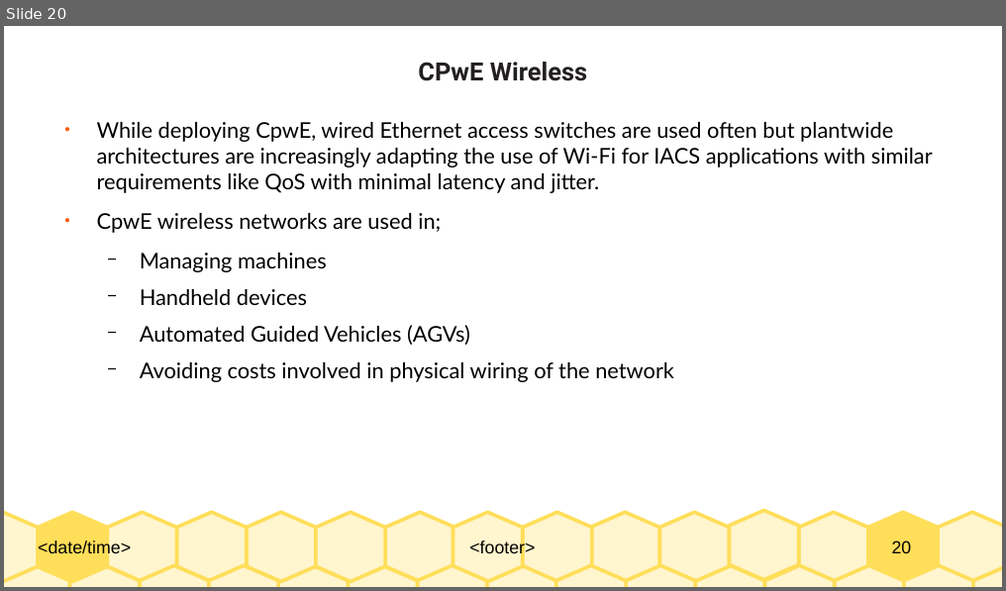
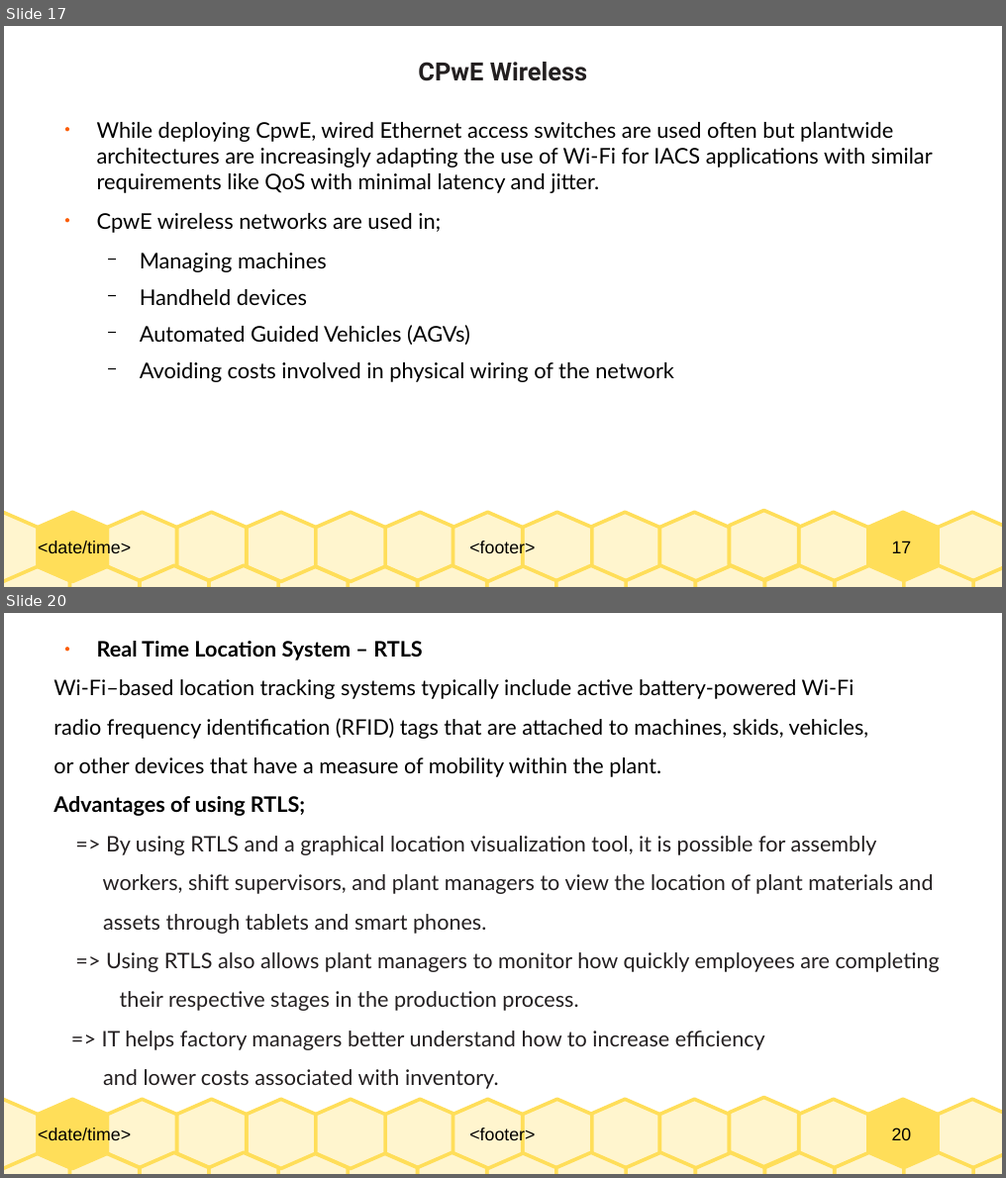
Before and after one commit to Dihfahsih1/Masters-Software-Engineering, a slide deck: yr-sem1/IoT/Chapter-9-slides.odp. Shown one above the other, each under a label of ours: slide 20 before the commit, slides 17 and 20 after it; the slides between them are not shown. The pictures are 1006x591 and 1006x1178 pixels, drawn with LibreOffice and Linux fonts; fonts in the diff are those of the drawing. Boxes give left, top, right and bottom in pixels: in the first picture for what was removed or moved away, otherwise in the second. Text is boxed around its words. In the diff, an @@ line names an element or a change of style, - is before the commit and + after.

```diff
--- a/yr-sem1/IoT/Chapter-9-slides.odp
+++ b/yr-sem1/IoT/Chapter-9-slides.odp
@@ slide 20 added at [4,613,1002,1174], background #FFFFFF; not listed: 33 template elements that a slide beside it also shows @@
@@ text added at [54,641,940,1089], 17 pt, text #231F20 @@
+● Real Time Location System – RTLS
+Wi-Fi–based location tracking systems typically include active battery-powered Wi-Fi
+radio frequency identification (RFID) tags that are attached to machines, skids, vehicles,
+or other devices that have a measure of mobility within the plant.
+Advantages of using RTLS;
+=> By using RTLS and a graphical location visualization tool, it is possible for assembly
+workers, shift supervisors, and plant managers to view the location of plant materials and
+assets through tablets and smart phones.
+=> Using RTLS also allows plant managers to monitor how quickly employees are completing
+their respective stages in the production process.
+=> IT helps factory managers better understand how to increase efficiency
+and lower costs associated with inventory.
@@ what was slide 20 is now slide 17 @@
@@ page number at [892,541,912,554]: text changed @@
-20
+17
```
Also in this commit, not shown: 7 slides changed, 20 other slides added, 4 slides removed, 1 other file.
